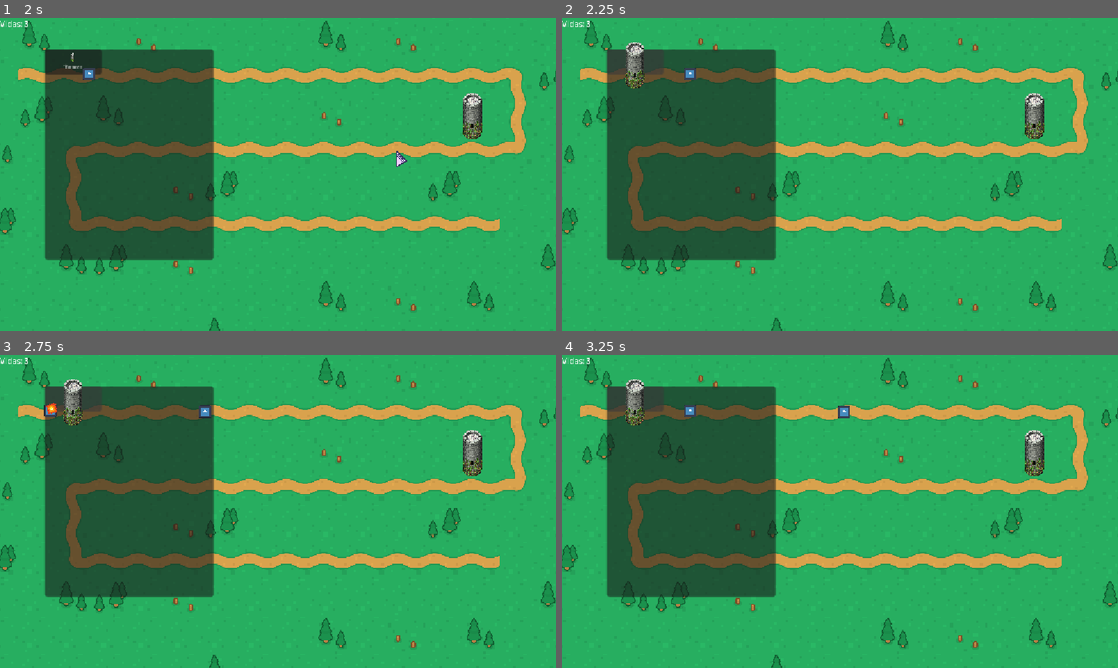
Above: before the commit, frames 1-4 (two rows, left to right).
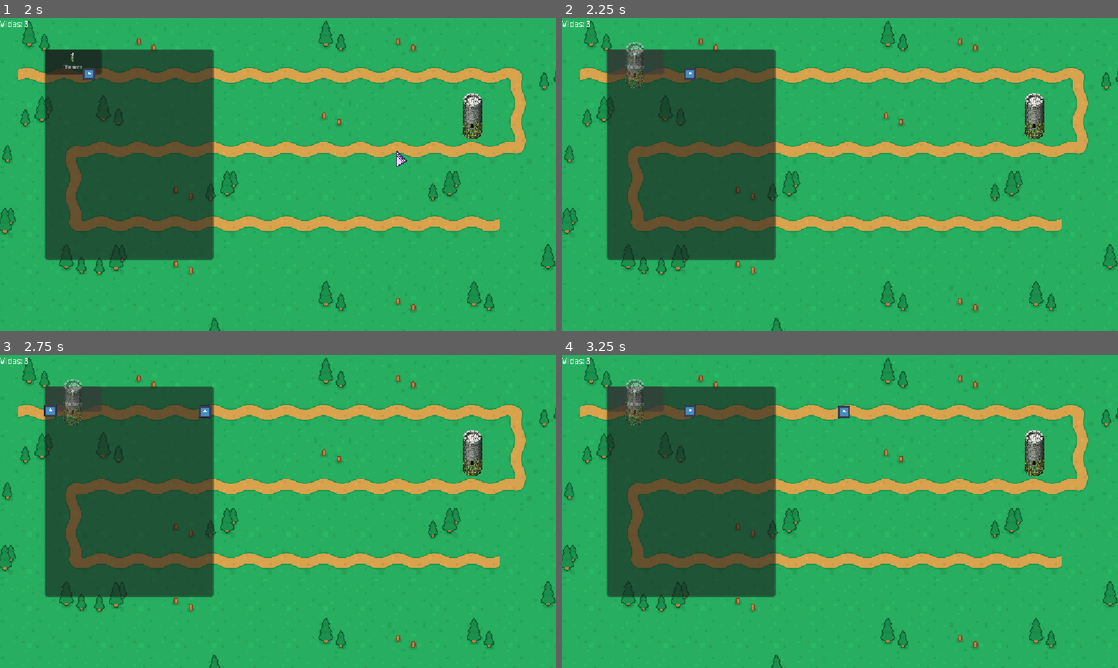
Above: after the commit, the same moments.

Repository: ntGeo/Godot_2
Game: Godot game, scene res://Scenes/menu_inicio.tscn
The game is run twice, just before and just after one commit, with the same random seed, the same clock (stepped at 60 frames per second) and the same inputs. The engine's default icon, where the game draws it, is replaced by a stand-in: a white triangle on a blue panel in a dark square.
Inputs (mouse positions are in pixels of both pictures, inside the frame that each line leads up to):
- Up to frame 1 (2 s): click "Jugar" at 0.5 s; tap Enter at 1.25 s; move the mouse to (400, 158) at 1.27 s; tap Tab (Tab) at 1.35 s; click (400, 158) at 1.42 s
- Up to frame 2 (2.25 s): click "Tower" at 2 s
- Up to frame 3 (2.75 s): no input
- Up to frame 4 (3.25 s): click "Tower" at 2.75 s

Frame 1 is identical in both runs. In frame 2, 0.3% of the frame differs, in the area x 11-15%, y 7-23%; in frame 3, 0.3%, in the area x 8-15%, y 7-23%; in frame 4, 0.3%.

Commit message:
Torres se congela al agarrarlo con el mouse

Diff:
--- a/tower-defense/Scenes/menu.gd
+++ b/tower-defense/Scenes/menu.gd
@@ -10,7 +10,7 @@
 
 func _on_tower_1_pressed() -> void:
 		spawn_tower(TORRE1)
-		print('spawn tower1')
+
 
 func spawn_tower(tower_scene: PackedScene) -> void:
 	if following_tower:
@@ -19,13 +19,15 @@
 	following_tower = tower_scene.instantiate()
 	get_tree().current_scene.add_child(following_tower)
 
+	# pause its logic and dim it while it's just a preview
+	following_tower.process_mode = Node.PROCESS_MODE_DISABLED
+	following_tower.modulate.a = 0.5
 
-#Al presionar tab sacar el menu de contruir
-func _process(delta: float) -> void:
+# Al presionar tab sacar el menu de contruir
+func _process(_delta: float) -> void:
 	if Input.is_action_just_pressed("Tab") and visible == false:
 		print('menu')
 		visible = true
-
 	elif Input.is_action_just_pressed("Tab") and visible == true:
 		print('menu')
 		visible = false
@@ -36,4 +38,7 @@
 func _unhandled_input(event: InputEvent) -> void:
 	if event is InputEventMouseButton and event.pressed and event.button_index == MOUSE_BUTTON_LEFT:
 		if following_tower:
+			# activate it properly now that it's being placed
+			following_tower.process_mode = Node.PROCESS_MODE_INHERIT
+			following_tower.modulate.a = 1.0
 			following_tower = null  # _process stops touching it, so it stays put
